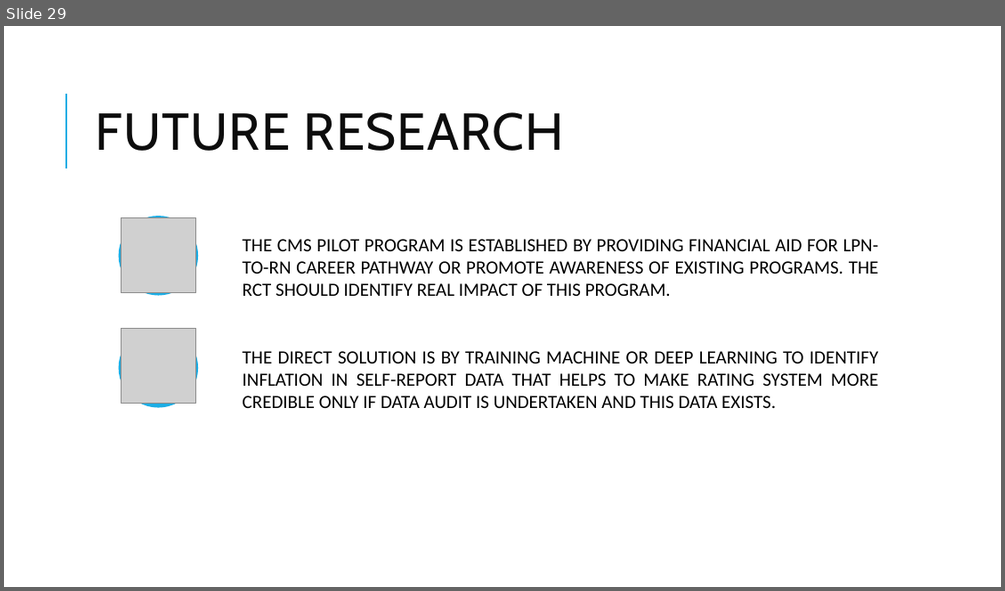
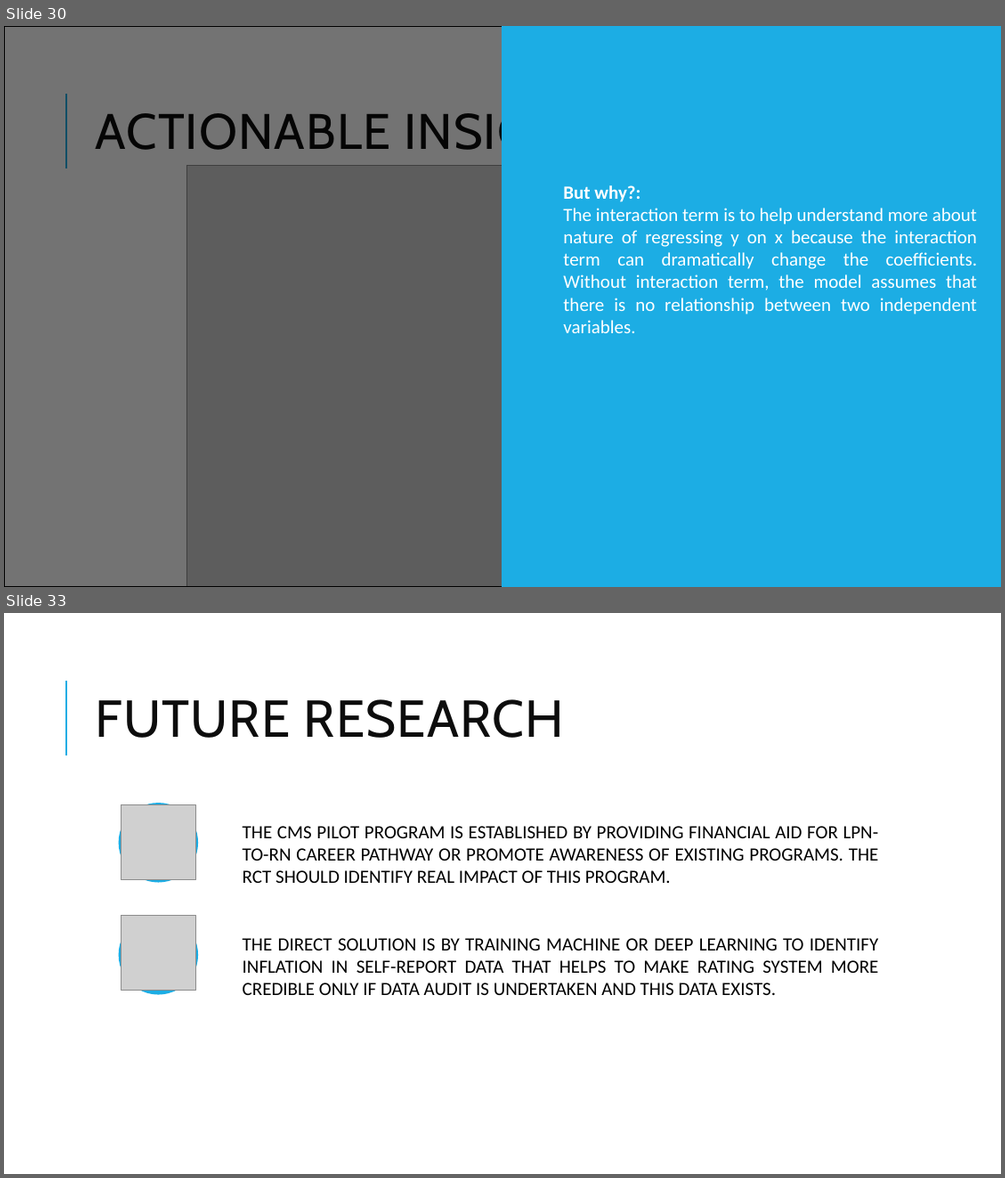
Before and after one commit to jonahwinninghoff/Causal-Analysis-Nursing-Home, a slide deck: Documentation/home_nurse.pptx. Shown one above the other, each under a label of ours: slide 29 before the commit, slides 30 and 33 after it; the slides between them are not shown. The pictures are 1005x591 and 1005x1178 pixels, drawn with LibreOffice and Linux fonts; fonts in the diff are those of the drawing; grey boxes stand for pictures. Boxes give left, top, right and bottom in pixels: in the first picture for what was removed or moved away, otherwise in the second. Text is boxed around its words. In the diff, an @@ line names an element or a change of style, - is before the commit and + after.

```diff
--- a/Documentation/home_nurse.pptx
+++ b/Documentation/home_nurse.pptx
@@ slide 30 added at box(4, 26, 1001, 587), background #FFFFFF; not listed: 1 template element that a slide beside it also shows @@
@@ rectangle added at box(4, 26, 1001, 587), fill #000000 at 55% opacity, outline #000000 1.25 pt @@
@@ rectangle added at box(502, 26, 1001, 587), fill #1CADE4, outline #1CADE4 1.25 pt @@
@@ title added at box(95, 107, 626, 160), 48 pt, text #0D0D0D @@
+ACTIONABLE INSIGHTS
@@ picture added at box(186, 166, 818, 587) @@
@@ text added at box(563, 185, 977, 314), 18 pt, text #FFFFFF @@
+  But why?:
+  The interaction term is to help understand more about nature of regressing y on x because the interaction term can dramatically change the coefficients. Without interaction term, the model assumes that there is no relationship between two independent variables.
@@ what was slide 29 is now slide 33 @@
```
Also in this commit, not shown: 8 slides changed, 3 other slides added, 1 other file.
